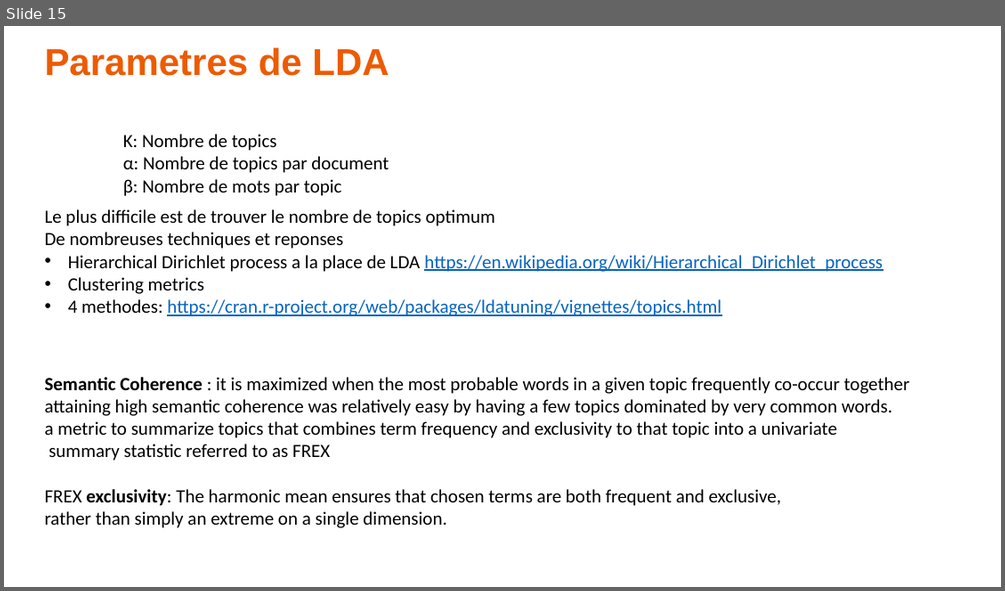
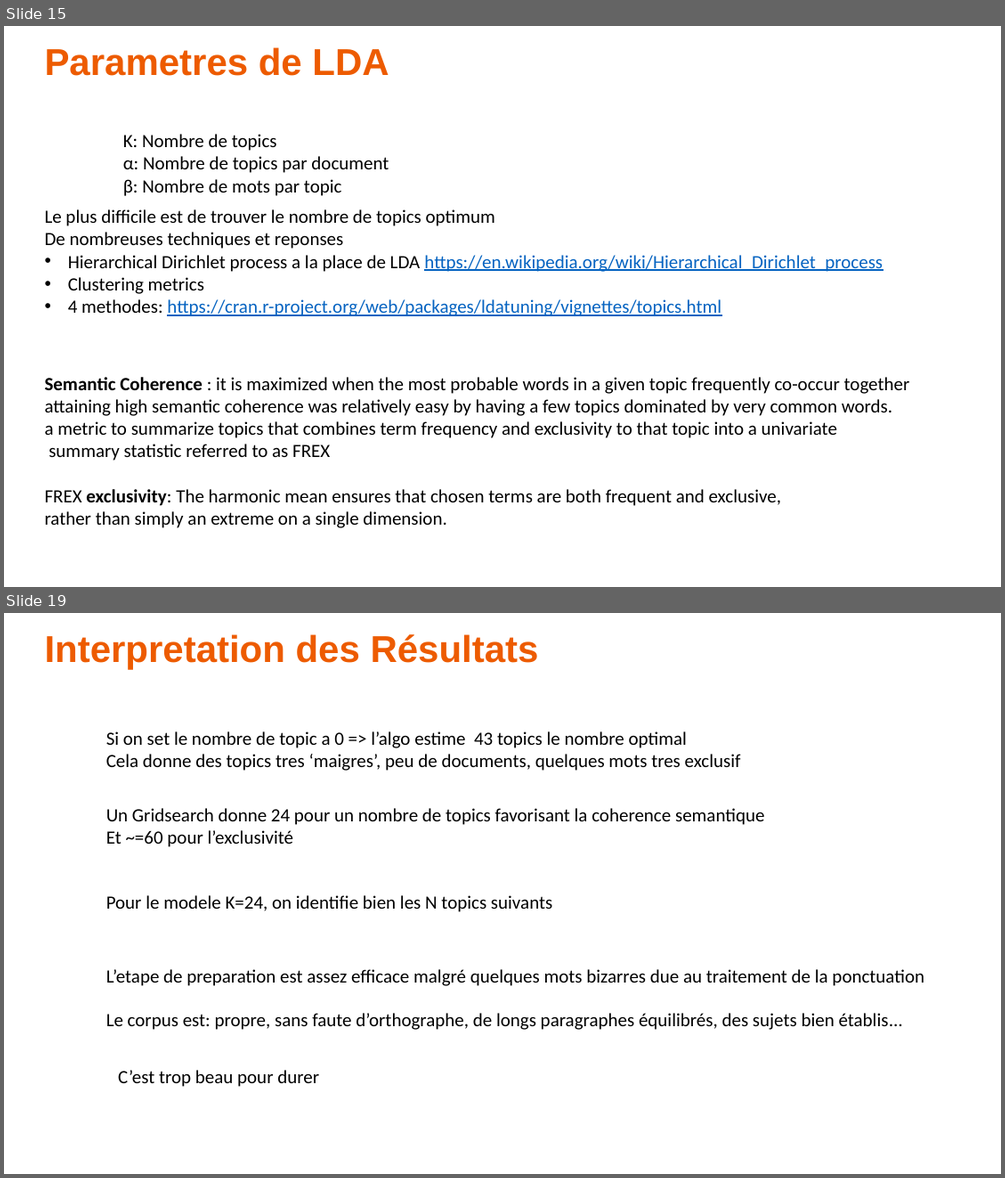
Before and after one commit to alexisperrier/upem-topic-modeling, a slide deck: UPEM-Topic_modeling.pptx. Shown one above the other, each under a label of ours: slide 15 before the commit, slides 15 and 19 after it; the slides between them are not shown. The pictures are 1005x591 and 1005x1178 pixels, drawn with LibreOffice and Linux fonts; fonts in the diff are those of the drawing. Boxes give left, top, right and bottom in pixels: in the first picture for what was removed or moved away, otherwise in the second. Text is boxed around its words. In the diff, an @@ line names an element or a change of style, - is before the commit and + after.

```diff
--- a/UPEM-Topic_modeling.pptx
+++ b/UPEM-Topic_modeling.pptx
@@ slide 19 added at box(4, 613, 1001, 1174), background #FFFFFF @@
@@ text added at box(45, 634, 539, 670), 36 pt, text #ED5B00, bold @@
+Interpretation des Résultats
@@ text added at box(106, 731, 741, 771), 18 pt, text #000000 @@
+Si on set le nombre de topic a 0 => l’algo estime 43 topics le nombre optimal
+Cela donne des topics tres ‘maigres’, peu de documents, quelques mots tres exclusif
@@ text added at box(106, 808, 764, 847), 18 pt, text #000000 @@
+Un Gridsearch donne 24 pour un nombre de topics favorisant la coherence semantique
+Et ~=60 pour l’exclusivité
@@ text added at box(106, 895, 552, 912), 18 pt, text #000000 @@
+Pour le modele K=24, on identifie bien les N topics suivants
@@ text added at box(106, 969, 924, 986), 18 pt, text #000000 @@
+L’etape de preparation est assez efficace malgré quelques mots bizarres due au traitement de la ponctuation
@@ text added at box(106, 1013, 903, 1030), 18 pt, text #000000 @@
+Le corpus est: propre, sans faute d’orthographe, de longs paragraphes équilibrés, des sujets bien établis…
@@ text added at box(118, 1070, 319, 1086), 18 pt, text #000000 @@
+C’est trop beau pour durer
```
Also in this commit, not shown: 1 slide changed, 9 other slides added, 41 other files.
